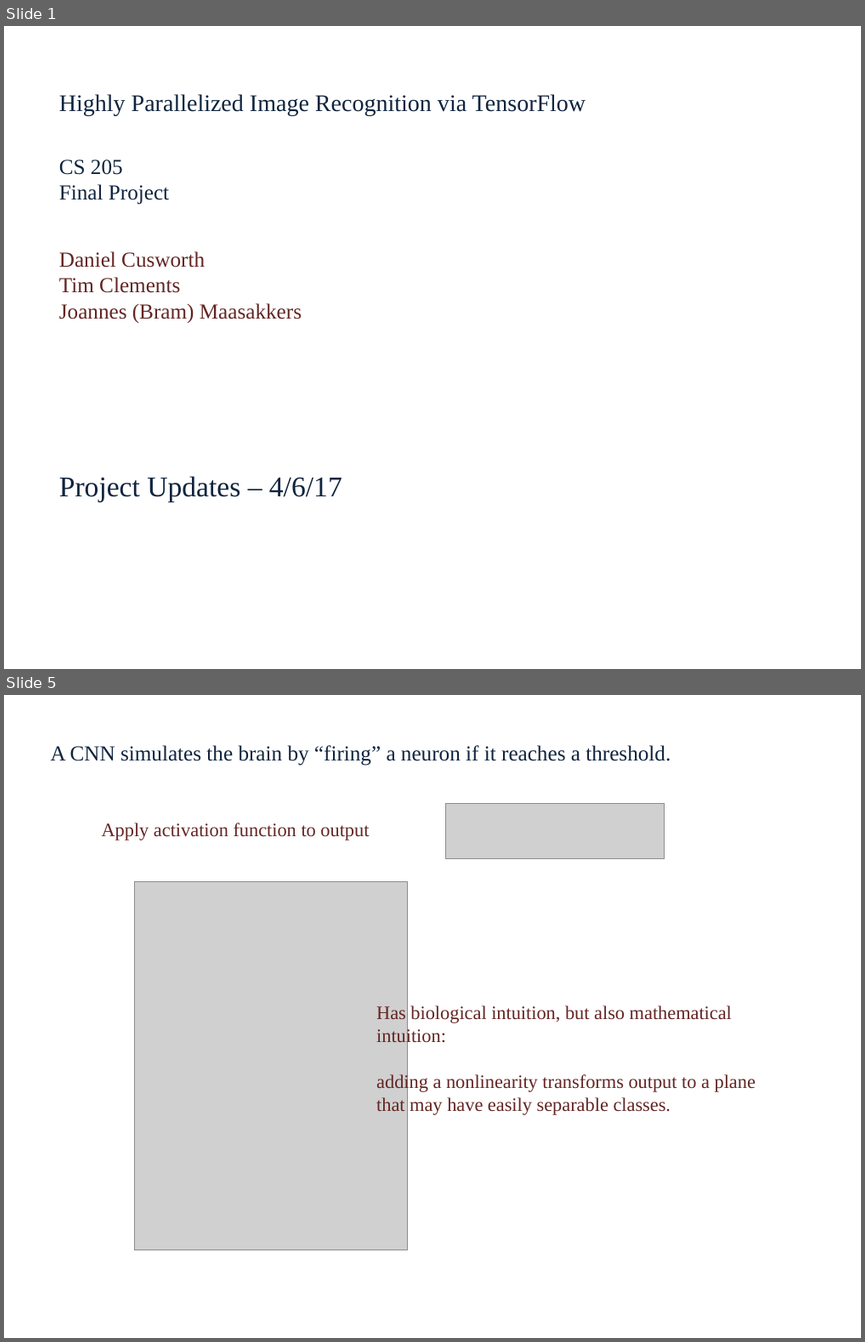
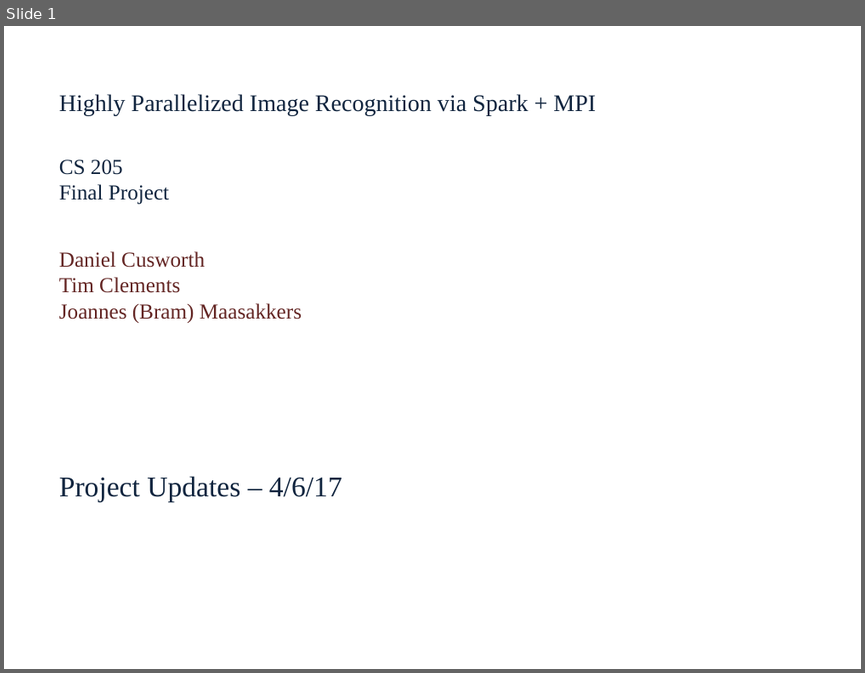
Before and after one commit to dcusworth/image_spark_mpi, a slide deck: benchmarks/Update_Rafa_1.pptx. Shown one above the other, each under a label of ours: slides 1 and 5 before the commit, slide 1 after it; the slides between them are not shown. The pictures are 865x1342 and 865x673 pixels, drawn with LibreOffice and Linux fonts; fonts in the diff are those of the drawing; grey boxes stand for pictures. Boxes give left, top, right and bottom in pixels: in the first picture for what was removed or moved away, otherwise in the second. Text is boxed around its words. In the diff, an @@ line names an element or a change of style, - is before the commit and + after.

```diff
--- a/benchmarks/Update_Rafa_1.pptx
+++ b/benchmarks/Update_Rafa_1.pptx
@@ slide 5 removed at box(4, 695, 861, 1338), background #FFFFFF @@
@@ text removed at box(51, 745, 670, 766) @@
-A CNN simulates the brain by “firing” a neuron if it reaches a threshold.
@@ picture removed at box(446, 803, 664, 859) @@
@@ text removed at box(102, 823, 369, 840) @@
-Apply activation function to output
@@ picture removed at box(134, 882, 408, 1249) @@
@@ text removed at box(376, 1005, 755, 1115) @@
-Has biological intuition, but also mathematical intuition:
-adding a nonlinearity transforms output to a plane that may have easily separable classes.
@@ slide 1 changed as well @@
@@ text at box(59, 94, 596, 115): text changed @@
-Highly Parallelized Image Recognition via TensorFlow
+Highly Parallelized Image Recognition via Spark + MPI
```
Also in this commit, not shown: 4 slides added, 7 other slides removed, 1 other file.
